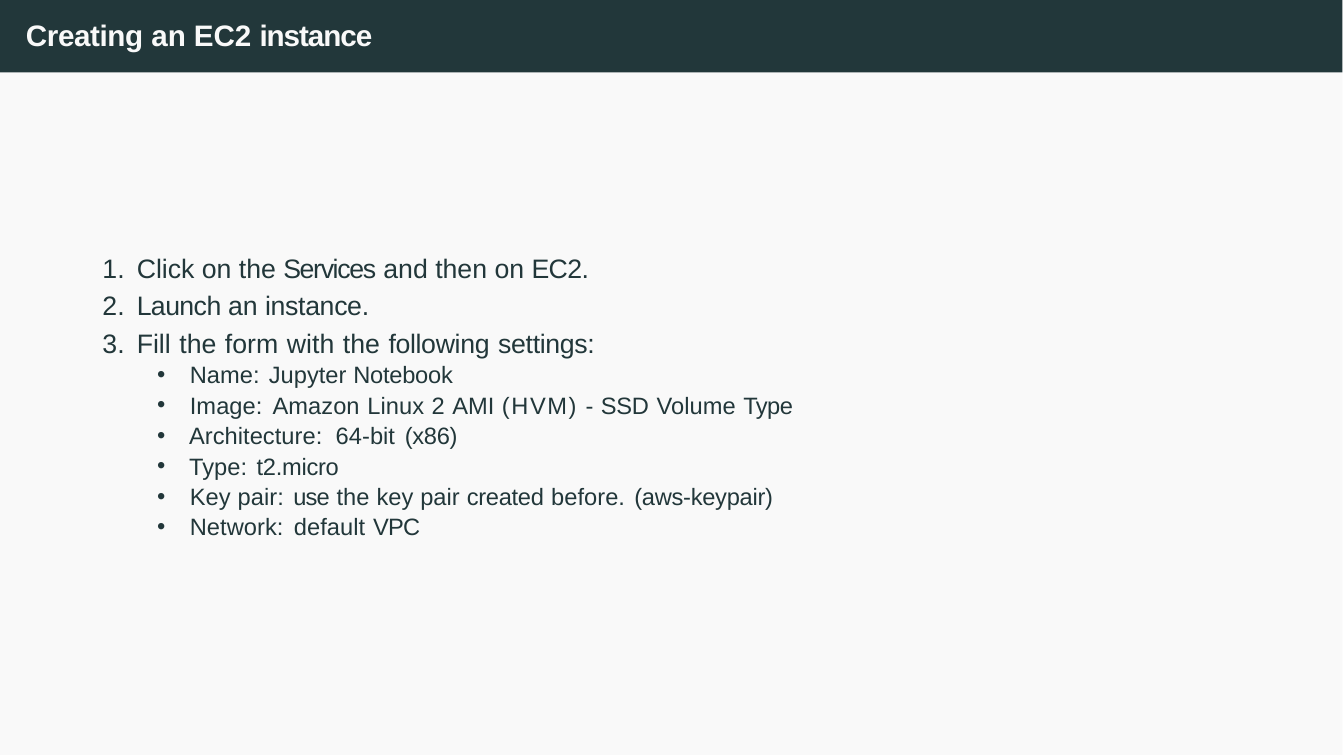
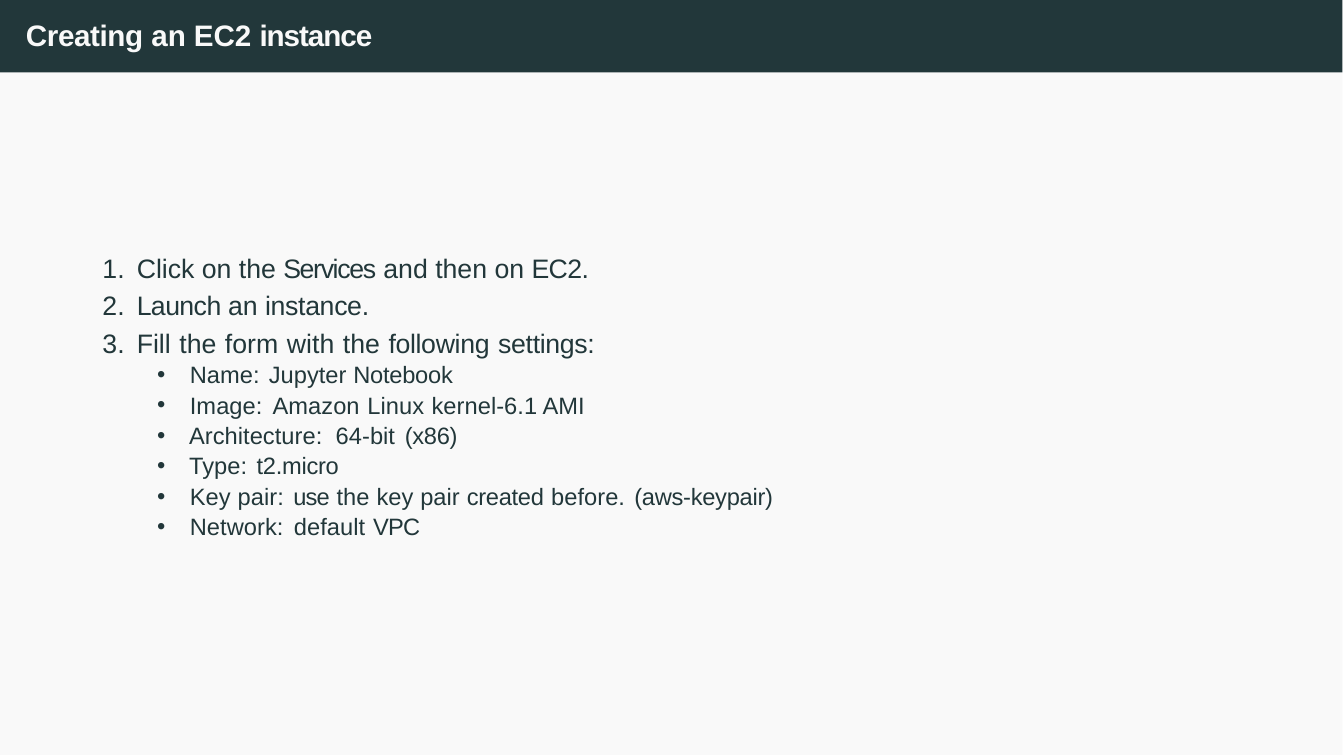
Before and after one commit to joanpaucm/HPDCB, a slide deck: slide 32 of src/slides/Session 3 - Introduction to AWS + EC2-2026.pptx (slide 34 before the commit). Drawn at 1344x756 pixels with LibreOffice and Linux fonts; fonts in the diff are those of the drawing. Boxes give left, top, right and bottom in pixels: in the first picture for what was removed or moved away, otherwise in the second. Text is boxed around its words. In the diff, an @@ line names an element or a change of style, - is before the commit and + after.

```diff
--- a/src/slides/Session 3 - Introduction to AWS + EC2-2026.pptx
+++ b/src/slides/Session 3 - Introduction to AWS + EC2-2026.pptx
@@ text at (190,397,585,419): text changed @@
-  • Image: Amazon Linux 2 AMI (HVM) - SSD Volume Type
+  • Image: Amazon Linux kernel-6.1 AMI
```
Also in this commit, not shown: 6 other slides changed, 2 slides removed, 3 other files.
